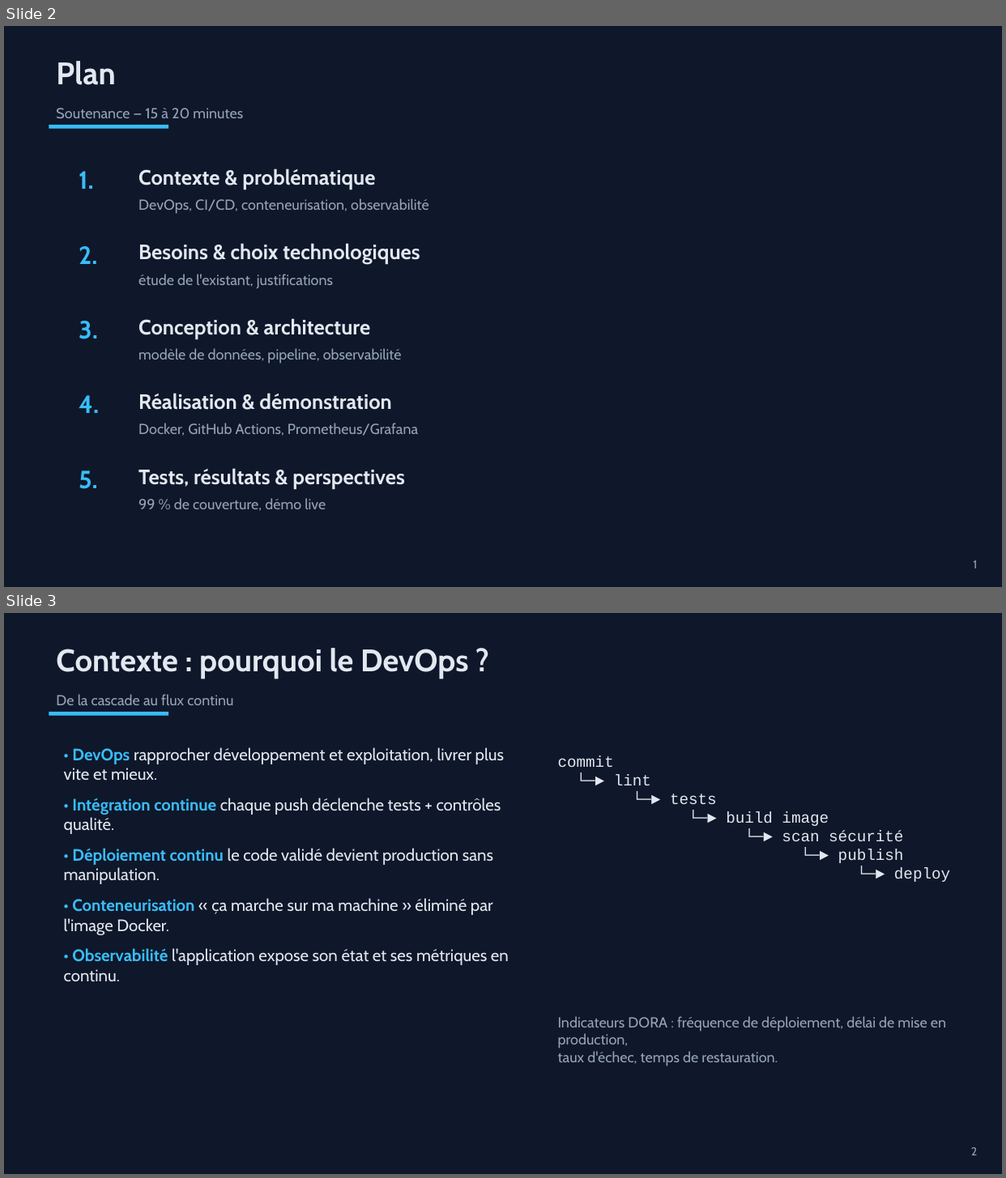
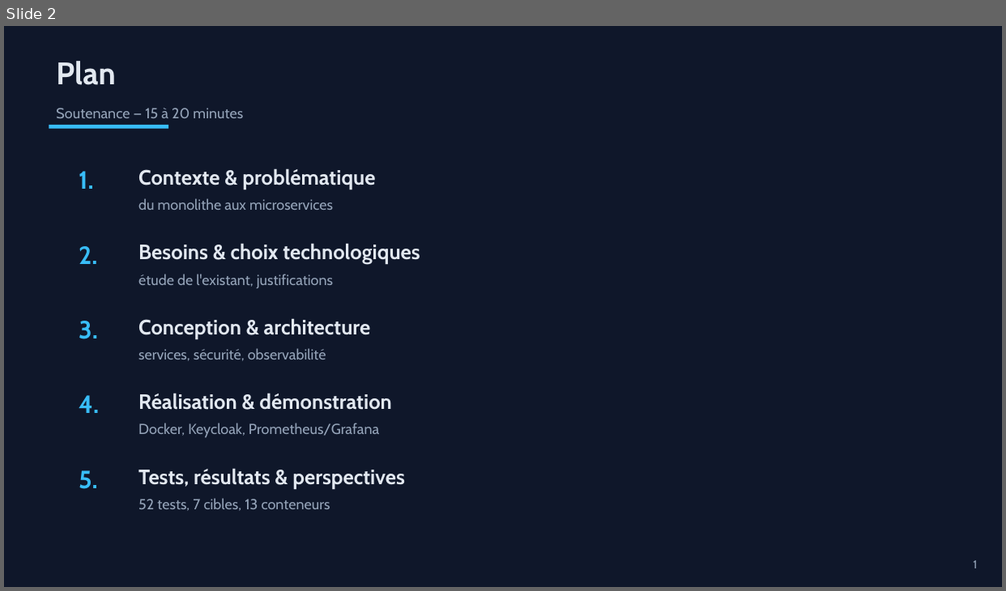
Before and after one commit to Chouaib-Raichy/PFE, a slide deck: soutenance/soutenance.pptx. Shown one above the other, each under a label of ours: slides 2 and 3 before the commit, slide 2 after it. The pictures are 1006x1178 and 1006x591 pixels, drawn with LibreOffice and Linux fonts; fonts in the diff are those of the drawing. Boxes give left, top, right and bottom in pixels: in the first picture for what was removed or moved away, otherwise in the second. Text is boxed around its words. In the diff, an @@ line names an element or a change of style, - is before the commit and + after.

```diff
--- a/soutenance/soutenance.pptx
+++ b/soutenance/soutenance.pptx
@@ slide 3 removed at <box>4,613,1002,1174</box>, background #0F172A @@
@@ text removed at <box>56,648,468,679</box> @@
-Contexte : pourquoi le DevOps ?
@@ text removed at <box>56,694,233,705</box> @@
-De la cascade au flux continu
@@ rectangle removed at <box>49,712,168,716</box> @@
@@ text removed at <box>64,747,509,982</box> @@
-• DevOps rapprocher développement et exploitation, livrer plus vite et mieux.
-• Intégration continue chaque push déclenche tests + contrôles qualité.
-• Déploiement continu le code validé devient production sans manipulation.
-• Conteneurisation « ça marche sur ma machine » éliminé par l'image Docker.
-• Observabilité l'application expose son état et ses métriques en continu.
@@ text removed at <box>558,756,950,882</box> @@
-commit
-└─► lint
-└─► tests
-└─► build image
-└─► scan sécurité
-└─► publish
-└─► deploy
@@ text removed at <box>558,1016,946,1067</box> @@
-Indicateurs DORA : fréquence de déploiement, délai de mise en production,
-taux d'échec, temps de restauration.
@@ text removed at <box>971,1148,977,1156</box> @@
-2
@@ slide 2 changed as well @@
@@ text at <box>138,199,333,210</box>: text changed @@
-DevOps, CI/CD, conteneurisation, observabilité
+du monolithe aux microservices
@@ text at <box>138,348,326,361</box>: text changed @@
-modèle de données, pipeline, observabilité
+services, sécurité, observabilité
@@ text at <box>138,423,379,438</box>: text changed @@
-Docker, GitHub Actions, Prometheus/Grafana
+Docker, Keycloak, Prometheus/Grafana
@@ text at <box>138,498,330,511</box>: text changed @@
-99 % de couverture, démo live
+52 tests, 7 cibles, 13 conteneurs
```
Also in this commit, not shown: 6 other slides changed, 11 slides added, 8 other slides removed, 4 other files.
